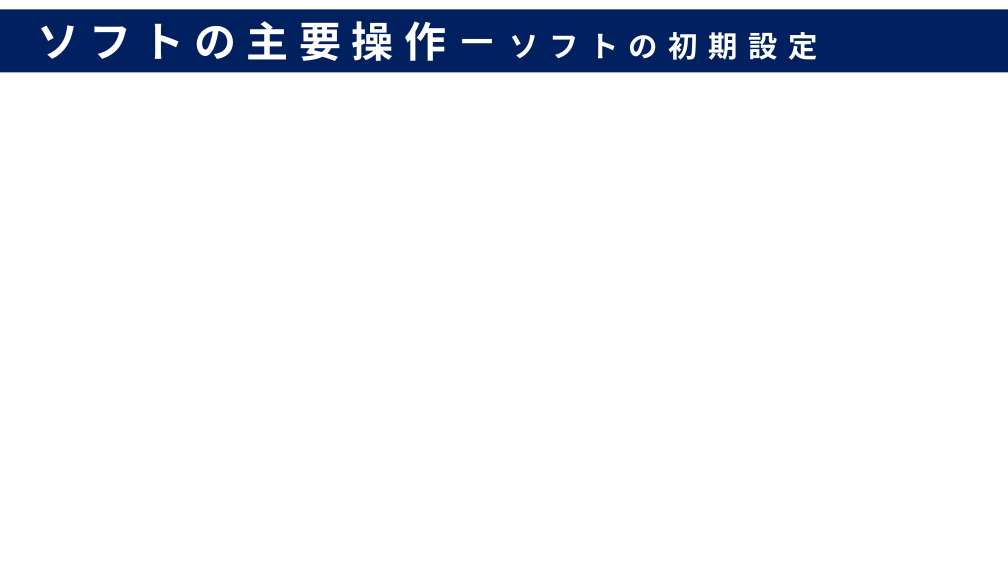
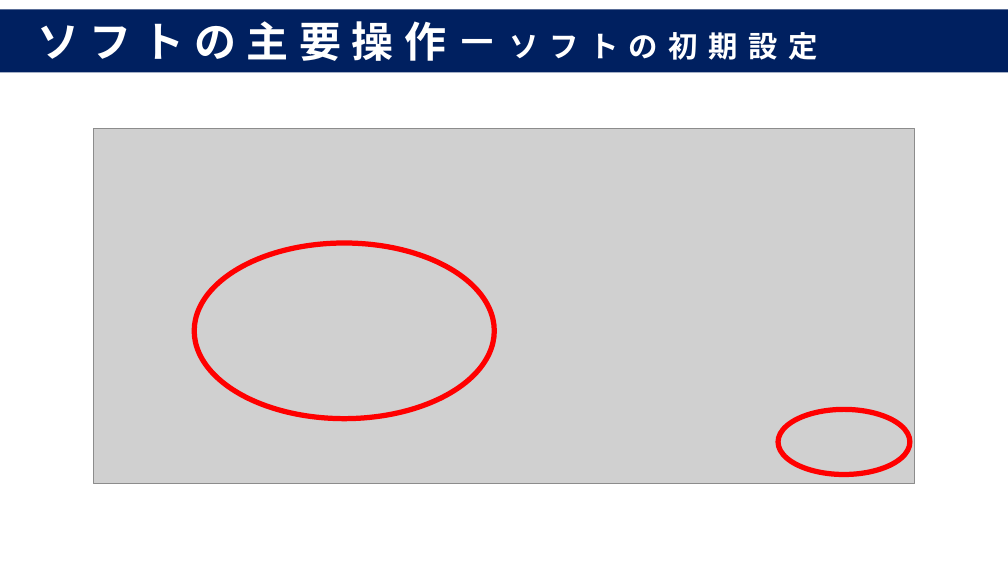
Before and after one commit to nabe-daisuki/hello-nabe, a slide deck: slide 40 of prezentation/プレゼン資料.pptx (slide 33 before the commit). Drawn at 1008x567 pixels with LibreOffice and Linux fonts; fonts in the diff are those of the drawing; grey boxes stand for pictures. Boxes give left, top, right and bottom in pixels: in the first picture for what was removed or moved away, otherwise in the second. Text is boxed around its words. In the diff, an @@ line names an element or a change of style, - is before the commit and + after.

```diff
--- a/prezentation/プレゼン資料.pptx
+++ b/prezentation/プレゼン資料.pptx
@@ picture added at (x1=94, y1=128, x2=915, y2=484) @@
@@ ellipse added at (x1=194, y1=243, x2=495, y2=418), outline #FF0000 5 pt @@
@@ ellipse added at (x1=778, y1=410, x2=910, y2=475), outline #FF0000 5 pt @@
```
Also in this commit, not shown: 4 other slides changed, 14 slides added, 32 other files.
